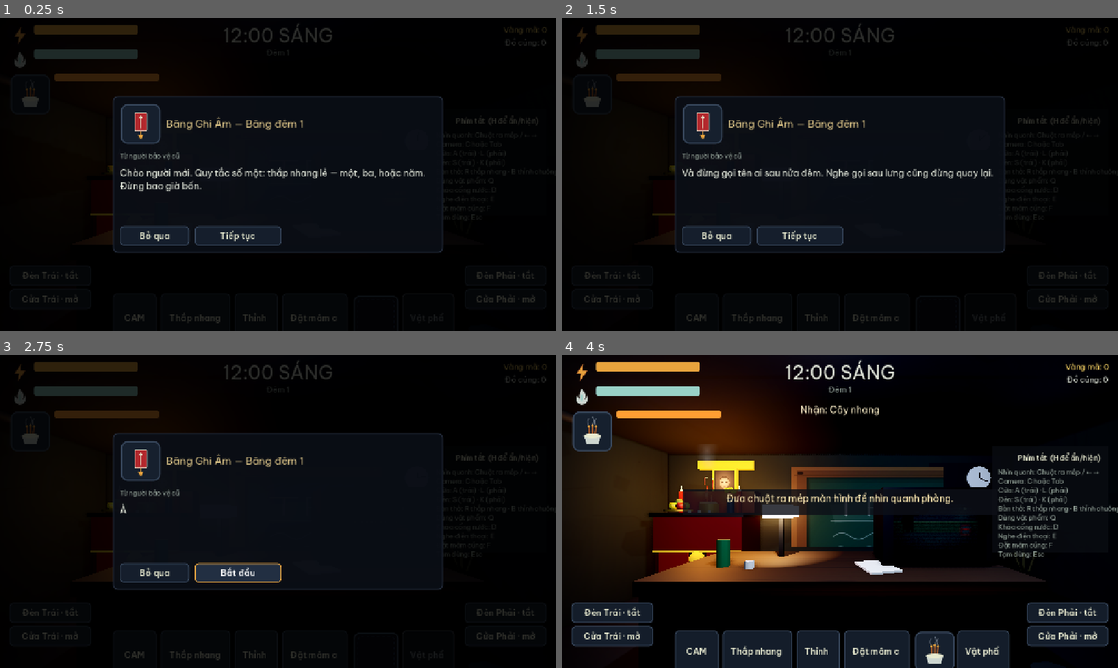
Above: before the commit, frames 1-4 (two rows, left to right).
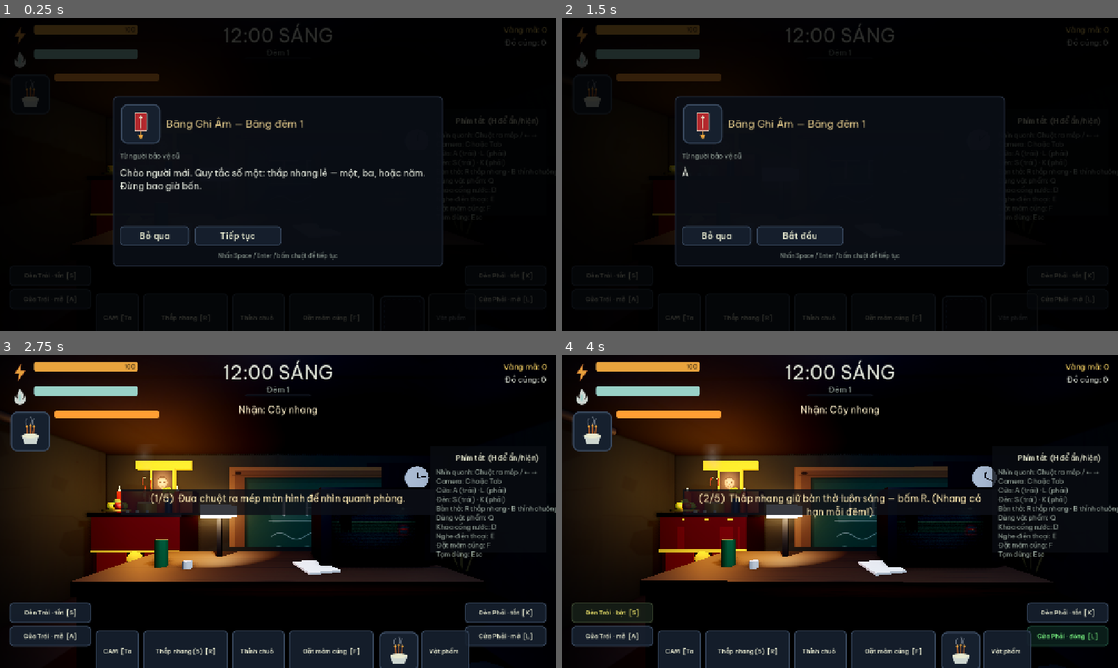
Above: after the commit, the same moments.

Repository: cthpAiden/nightwatch
Game: Godot game, scene res://scenes/Night.tscn
The game is run twice, just before and just after one commit, with the same random seed, the same clock (stepped at 60 frames per second) and the same inputs. This scene is started directly instead of the project's main scene.
Inputs (mouse positions are in pixels of both pictures, inside the frame that each line leads up to):
- Up to frame 1 (0.25 s): no input
- Up to frame 2 (1.5 s): click "Tiếp tục" at 0.5 s; click (612, 274) at 1.25 s, where only the run before the commit has a clickable "Đèn Trái · tắt"
- Up to frame 3 (2.75 s): click "Tiếp tục" (after the commit: "Bắt đầu") at 2 s
- Up to frame 4 (4 s): click (612, 611) at 2.75 s, where only the run after the commit has a clickable "Đèn Trái · tắt [S]"; tap Enter (ui_accept) at 3.5, 3.77 s; move the mouse to (962, 495) at 3.52 s; hold L (right_door) from 3.53 s (still down); hold E (answer_phone) from 3.53 s (still down); click (962, 495) at 3.67 s; tap D (close_drain) at 3.8 s

The runs differ from the first frame. In frame 1, 0.9% of the frame differs, in the area x 4-97%, y 2-98%; in frame 2, 1.7%; in frame 3, 42%, in the area x 0-100%, y 1-100%; in frame 4, 7.8%.

Commit message:
Polish Wave B: UX clarity — key glyphs, feedback, which-door cue, readouts
Audit-driven full-polish pass, Wave B (UX/HUD legibility & onboarding). Verified
headless: selftest 119/0, integrity 36/0, flow death/win pass; office + camera
screenshots confirm the key glyphs, no truncation, and the live timestamp.

- hud.gd: bound-key glyph stamped on every control button (read from InputMap so it
  survives rebinds) + compact font so labels no longer truncate (backlog#11/#3);
  ui_click on every press + a denied-flash on cooldown/empty presses (backlog#12); a
  persistent amber which-door cue while a threat looms (AUDIT#23); bell-cooldown dim
  (AUDIT#25); a SHAKEN-tier amber warning before the red CRITICAL (AUDIT#24); numeric
  power readout + a dawn-progress sliver under the clock (backlog#15/AUDIT#29); a
  priority toast queue so teaching lines beat flavor (backlog#10); offering drops
  flash calm-green, not damage-red (AUDIT#28).
- night_controller.gd + hud.gd: Night-1 tutorial LOOK step now needs a sustained look,
  not a one-frame twitch, and the banner shows (n/5) step progress (AUDIT#26).
- cassette_ui.gd: Space/Enter/click-anywhere advances the tape, with a hint + ui_click (backlog#37).
- camera_system.gd: ticking "REC HH:MM:SS" timestamp so the feed reads as live (backlog#34).
- strings.csv: WARNING_VIA_SHAKEN, TAPE_ADVANCE (vi+en).

Deferred: AUDIT#27 (earlier counter-teach — needs a new approach Events hook, safe=false)
and backlog#37's persistent clue-examine label (the existing pulsing hotspot is adequate).

Co-Authored-By: Claude Opus 4.8 <noreply@anthropic.com>

Diff:
--- a/localization/strings.csv
+++ b/localization/strings.csv
@@ -131,6 +131,8 @@
 POWER_OUT,MẤT ĐIỆN,POWER OUT
 WARNING_LOW_POWER,Sắp hết điện!,Power running low!
 WARNING_LOW_VIA,Vía yếu... đừng nhìn lâu.,Your spirit is weak... don't stare too long.
+WARNING_VIA_SHAKEN,Vía đang yếu dần... cẩn thận.,Your spirit is fraying... be careful.
+TAPE_ADVANCE,Nhấn Space / Enter / bấm chuột để tiếp tục,Press Space / Enter / click to continue
 WARNING_DOOR_STUCK,Cửa kẹt rồi!,The door is stuck!
 HINT_CLOSE_DOOR,Đóng cửa để chặn,Close the door to block it
 HINT_USE_LIGHT,Bật đèn để kiểm tra hành lang,Use the light to check the corridor
--- a/scripts/systems/camera_system.gd
+++ b/scripts/systems/camera_system.gd
@@ -6,6 +6,7 @@
 var _feed: TextureRect
 var _threat_host: Control
 var _name_lbl: Label
+var _ts_lbl: Label                  # ticking CCTV timestamp so the feed reads as live, not a still
 var _map_buttons := {}
 var _refresh_t := 0.0
 var _fx_mat: ShaderMaterial         # the static/scanline shader (strength is animatable)
@@ -114,6 +115,11 @@
 	_name_lbl = UI.text_label("", 24, Color(0.8, 0.95, 0.85), HORIZONTAL_ALIGNMENT_LEFT)
 	UI.place(_name_lbl, 0, 0, 0, 0, 64, 50, 400, 86)
 	add_child(_name_lbl)
+	# A ticking timestamp under the cam name sells "a live haunted-school feed at 3 AM"
+	# rather than a gallery of stills. (backlog#34)
+	_ts_lbl = UI.text_label("", 16, Color(0.55, 0.78, 0.7), HORIZONTAL_ALIGNMENT_LEFT)
+	UI.place(_ts_lbl, 0, 0, 0, 0, 64, 84, 400, 108)
+	add_child(_ts_lbl)
 
 	# Investigation hotspot: a faint marker over the classroom chalkboard (her drawing).
 	# Only appears on the classroom feed once the arc is in motion (night 3+).
@@ -254,9 +260,18 @@
 func _cam_code(cam_id: String) -> String:
 	return "CAM%d" % (MapGraph.CAMERAS.find(cam_id) + 1)
 
+## REC-style HH:MM:SS from the in-game clock (game_minutes), seconds ticking off the
+## fractional minute so the feed reads as live.
+func _fmt_ts(gm: float) -> String:
+	var total := int(gm)
+	var disp_h := 12 if (total / 60) == 0 else (total / 60)
+	return "● REC  %02d:%02d:%02d" % [disp_h, total % 60, int((gm - float(total)) * 60.0)]
+
 func _process(delta: float) -> void:
 	if not visible:
 		return
+	if _ts_lbl and _c:
+		_ts_lbl.text = _fmt_ts(_c.game_minutes)
 	# Keep the feed's COVER fit correct for the live window aspect (so it fills any screen
 	# under `expand` without stretching) — cheap, just a uniform write.
 	if _fx_mat and _feed and _feed.size.y > 1.0 and _feed.size != _last_feed_size:
--- a/scripts/systems/night_controller.gd
+++ b/scripts/systems/night_controller.gd
@@ -92,6 +92,7 @@
 var _powered := true
 var _low_power_warned := false
 var _tut_step := -1          # -1 = no tutorial running; otherwise index into TUT_STEPS
+var _tut_look_t := 0.0       # accumulates sustained-look time so step 0 needs intent, not a twitch
 var _tut_incense := false    # set when the player hand-lights incense (tutorial step)
 var _tut_bell := false       # set when the player rings the bell (tutorial step)
 var _first_door := {}        # threat_id -> true once it has reached a door (first-contact hint)
@@ -451,8 +452,9 @@
 	_tut_step = 0
 	_tut_incense = false
 	_tut_bell = false
+	_tut_look_t = 0.0
 	director.set_paused(true)
-	hud.set_tutorial_prompt(TUT_STEPS[0])
+	hud.set_tutorial_prompt(TUT_STEPS[0], 0, TUT_STEPS.size())
 
 ## Advance the lesson when the current step's action is performed. The rest of the
 ## sim is frozen (see _process) so nothing can hurt the player mid-lesson. The prompt
@@ -460,7 +462,12 @@
 func _check_tutorial() -> void:
 	var done := false
 	match _tut_step:
-		0: done = get_pan_speed() > 0.5            # look around (mouse to edges)
+		0:
+			# Require a SUSTAINED look (~0.4s of panning), not a one-frame mouse twitch on
+			# startup that silently skips the lesson. (AUDIT#26)
+			if get_pan_speed() > 0.5:
+				_tut_look_t += get_process_delta_time()
+			done = _tut_look_t > 0.4
 		1: done = _tut_incense                     # press R to light incense
 		2: done = _tut_bell                        # press B to ring the bell
 		3: done = room.is_door_closed(GameEnums.Side.LEFT) or room.is_door_closed(GameEnums.Side.RIGHT)
@@ -474,7 +481,7 @@
 		Events.notify.emit("TUT_DONE", [])
 		_engage_night()
 	else:
-		hud.set_tutorial_prompt(TUT_STEPS[_tut_step])
+		hud.set_tutorial_prompt(TUT_STEPS[_tut_step], _tut_step, TUT_STEPS.size())
 
 func _init_altar() -> void:
 	huong = huong_max
--- a/scripts/ui/cassette_ui.gd
+++ b/scripts/ui/cassette_ui.gd
@@ -26,6 +26,8 @@
 	dim.mouse_filter = Control.MOUSE_FILTER_STOP
 	add_child(dim)
 	_root = dim
+	# Click anywhere on the dim margin advances the tape too (not just the buttons).
+	dim.gui_input.connect(_on_dim_input)
 
 	var panel := PanelContainer.new()
 	UI.place(panel, 0.5, 0.5, 0.5, 0.5, -380, -180, 380, 180)
@@ -53,6 +55,7 @@
 	row.add_child(skip)
 	row.add_child(_next_btn)
 	vb.add_child(row)
+	vb.add_child(UI.label("TAPE_ADVANCE", 13, UI.COL_DIM, HORIZONTAL_ALIGNMENT_CENTER))
 
 	visible = true
 	Audio.start_loop("static_loop", -22.0)
@@ -65,6 +68,7 @@
 		_next_btn.text = "BTN_START" if _index == _keys.size() - 1 else "BTN_CONTINUE"
 
 func _advance() -> void:
+	Audio.play_sfx("ui_click", -14.0)
 	_index += 1
 	if _index >= _keys.size():
 		_finish()
@@ -78,3 +82,15 @@
 		_root = null
 	visible = false
 	closed.emit()
+
+## Space / Enter / click anywhere advances the line — not just the Continue button. (backlog#37)
+func _unhandled_input(event: InputEvent) -> void:
+	if not visible or _root == null:
+		return
+	if event.is_action_pressed("ui_accept"):
+		_advance()
+		get_viewport().set_input_as_handled()
+
+func _on_dim_input(event: InputEvent) -> void:
+	if event is InputEventMouseButton and event.pressed and event.button_index == MOUSE_BUTTON_LEFT:
+		_advance()
--- a/scripts/ui/hud.gd
+++ b/scripts/ui/hud.gd
@@ -29,17 +29,23 @@
 var _drain_btn: Button
 var _incense_btn: Button
 var _bell_btn: Button
+var _offering_btn: Button
 var _invite_btn: Button
 var _help_panel: Control
 var _help_lines: VBoxContainer
 var _door_btn := {}
 var _light_btn := {}
 var _toast_t := 0.0
-var _toast_pending := ""        # one-slot queue: a notify buffered while one is on screen
-var _toast_pending_key := ""    # its key, kept so the dwell floor still applies on flush
+var _toast_queue: Array = []    # small FIFO of {key,text}; teaching lines jump ahead (backlog#10)
 var _huong_danger := false
 var _water_lure := false
 var _vendor_state := GameEnums.VendorState.IDLE
+var _light_on := {}             # side -> bool, for the persistent which-door cue
+var _pulse_t := 0.0             # drives the looming-door amber pulse
+var _bell_cooling := false      # bell-button cooldown dim state (change-guarded)
+var _calm_t := 0.0              # brief post-offering window: tracked meter drops read as relief
+var _power_num: Label
+var _dawn_bar: ProgressBar
 
 func setup(controller) -> void:
 	_c = controller
@@ -60,6 +66,11 @@
 	_power_bar = UI.progress(100.0, Color(0.91, 0.64, 0.24))
 	_power_bar.custom_minimum_size = Vector2(240, 22)
 	prow.add_child(_power_bar)
+	# Numeric readout on the power bar (it is a hard budget you could only eyeball). (backlog#15)
+	_power_num = UI.text_label("100", 13, Color(0.08, 0.06, 0.04), HORIZONTAL_ALIGNMENT_RIGHT)
+	_power_num.mouse_filter = Control.MOUSE_FILTER_IGNORE
+	UI.place(_power_num, 0, 0, 1, 1, 0, 3, -8, 0)
+	_power_bar.add_child(_power_num)
 	meters.add_child(prow)
 	var vrow := UI.hbox(8)
 	vrow.add_child(UI.texture_rect("res://assets/art/ui/via_icon.svg", TextureRect.STRETCH_KEEP_ASPECT))
@@ -92,6 +103,13 @@
 	_clue_lbl = UI.text_label("", 16, Color(0.86, 0.78, 0.55), HORIZONTAL_ALIGNMENT_CENTER)
 	_clue_lbl.visible = false
 	cbox.add_child(_clue_lbl)
+	# Thin dawn-progress sliver under the clock — fills toward 06:00 so "how close am I to
+	# surviving" has a shape during the calm stretches. (backlog#15 / AUDIT#29)
+	_dawn_bar = UI.progress(1.0, Color(0.5, 0.62, 0.78))
+	_dawn_bar.custom_minimum_size = Vector2(150, 4)
+	_dawn_bar.value = 0.0
+	_dawn_bar.size_flags_horizontal = Control.SIZE_SHRINK_CENTER
+	cbox.add_child(_dawn_bar)
 
 	# coins + offerings + crowd/water/grievance (top-right)
 	var rbox := UI.vbox(6)
@@ -129,28 +147,23 @@
 	rcbox.add_child(_light_btn[GameEnums.Side.RIGHT])
 	rcbox.add_child(_door_btn[GameEnums.Side.RIGHT])
 
-	# center controls
+	# center controls (widened so the key-glyph labels fit between the door/light columns)
 	var center := UI.hbox(10)
-	UI.place(center, 0.5, 1, 0.5, 1, -380, -86, 380, -26)
+	UI.place(center, 0.5, 1, 0.5, 1, -420, -86, 420, -26)
 	add_child(center)
-	var cam_btn := _ctrl_btn("HUD_CAM", func(): _c.request_toggle_monitor(), 100)
-	cam_btn.clip_text = true
+	var cam_btn := _ctrl_btn("HUD_CAM", func(): _c.request_toggle_monitor(), 100, "toggle_cameras")
 	center.add_child(cam_btn)
-	_incense_btn = _ctrl_btn("HUD_INCENSE", func(): _c.request_light_incense(), 160)
-	_incense_btn.clip_text = true
+	_incense_btn = _ctrl_btn("HUD_INCENSE", _press_incense, 195, "light_incense")
 	center.add_child(_incense_btn)
-	_bell_btn = _ctrl_btn("HUD_BELL", func(): _c.request_ring_bell(), 100)
-	_bell_btn.clip_text = true
+	_bell_btn = _ctrl_btn("HUD_BELL", _press_bell, 120, "ring_bell")
 	center.add_child(_bell_btn)
-	var offering_btn := _ctrl_btn("OFFERING_PROMPT", func(): _c.request_offering(), 150)
-	offering_btn.clip_text = true
-	center.add_child(offering_btn)
+	_offering_btn = _ctrl_btn("OFFERING_PROMPT", _press_offering, 195, "place_offering")
+	center.add_child(_offering_btn)
 	var slot := UI.hbox(4)
 	_item_icon = UI.texture_rect("res://assets/art/ui/item_slot.svg", TextureRect.STRETCH_KEEP_ASPECT)
 	_item_icon.custom_minimum_size = Vector2(48, 48)
 	slot.add_child(_item_icon)
-	_use_btn = _ctrl_btn("HUD_ITEM", func(): _c.request_use_item(), 120)
-	_use_btn.clip_text = true
+	_use_btn = _ctrl_btn("HUD_ITEM", func(): _c.request_use_item(), 110, "use_item")
 	_use_btn.disabled = true
 	slot.add_child(_use_btn)
 	center.add_child(slot)
@@ -159,9 +172,9 @@
 	var water := UI.hbox(8)
 	UI.place(water, 0.5, 1, 0.5, 1, -190, -150, 190, -100)
 	add_child(water)
-	_drain_btn = _ctrl_btn("ACTION_CLOSE_DRAIN", func(): Events.office_action.emit("close_drain"), 170)
+	_drain_btn = _ctrl_btn("ACTION_CLOSE_DRAIN", func(): Events.office_action.emit("close_drain"), 180, "close_drain")
 	_drain_btn.visible = false
-	_answer_btn = _ctrl_btn("ACTION_ANSWER", func(): _c.request_answer_phone(), 150)
+	_answer_btn = _ctrl_btn("ACTION_ANSWER", func(): _c.request_answer_phone(), 160, "answer_phone")
 	_answer_btn.visible = false
 	_answer_btn.modulate = Color(0.6, 0.9, 0.7)
 	water.add_child(_drain_btn)
@@ -240,16 +253,72 @@
 	tw.tween_property(bar, "value", new_value, 0.18)
 	_bar_tween[bar] = tw
 	if old - new_value > 2.0:
-		# brief red/white flash on a hit, then back to normal
+		# A drop on a tracked meter right after an offering is RELIEF (calm green), not a hit
+		# (red) — so feeding the souls doesn't read like taking damage. (AUDIT#28)
+		var relief := _calm_t > 0.0 and (bar == _crowd_bar or bar == _water_bar or bar == _grievance_bar)
+		var flash := Color(0.6, 1.3, 0.7) if relief else Color(1.4, 0.7, 0.7)
 		var ft := create_tween()
-		ft.tween_property(bar, "modulate", Color(1.4, 0.7, 0.7), 0.06)
+		ft.tween_property(bar, "modulate", flash, 0.06)
 		ft.tween_property(bar, "modulate", Color(1, 1, 1), 0.15)
 
-func _ctrl_btn(key: String, cb: Callable, w: float = 180.0) -> Button:
+func _ctrl_btn(key: String, cb: Callable, w: float = 180.0, action: String = "") -> Button:
 	var b := UI.button(key, w, 46)
+	b.add_theme_font_size_override("font_size", 14)   # compact so label + key glyph fit
+	b.clip_text = true
 	b.mouse_filter = Control.MOUSE_FILTER_STOP
-	b.pressed.connect(cb)
+	# Every control press now gives an audible click — the most-pressed surface in the game
+	# was silent, so a cooldown/empty no-op read as a broken button. (backlog#12)
+	b.pressed.connect(func():
+		Audio.play_sfx("ui_click", -12.0)
+		cb.call())
+	# Stamp the bound key on the button so the keyboard-first design is visible without
+	# opening the help panel; read from the InputMap so it survives rebinds. (backlog#11)
+	if action != "":
+		b.auto_translate_mode = Node.AUTO_TRANSLATE_MODE_DISABLED
+		b.text = tr(key) + _key_suffix(action)
 	return b
+
+## The bound key letter for an action, e.g. "A" (or "" if unbound). Survives rebinds.
+func _key_glyph(action: String) -> String:
+	if not InputMap.has_action(action):
+		return ""
+	for ev in InputMap.action_get_events(action):
+		if ev is InputEventKey:
+			var kc: int = ev.physical_keycode if ev.physical_keycode != 0 else ev.keycode
+			return OS.get_keycode_string(kc)
+	return ""
+
+func _key_suffix(action: String) -> String:
+	var g := _key_glyph(action)
+	return "  [%s]" % g if g != "" else ""
+
+## Brief danger-flash when a press can't act (cooldown / out of resource), so a no-op
+## never reads as a broken button. (backlog#12)
+func _deny_flash(b: Button) -> void:
+	if b == null:
+		return
+	var base := b.modulate
+	var tw := create_tween()
+	tw.tween_property(b, "modulate", UI.COL_DANGER, 0.08)
+	tw.tween_property(b, "modulate", base, 0.14)
+
+func _press_incense() -> void:
+	if _c._nhang <= 0:
+		_deny_flash(_incense_btn)
+	else:
+		_c.request_light_incense()
+
+func _press_bell() -> void:
+	if _c._bell_cd > 0.0:
+		_deny_flash(_bell_btn)
+	else:
+		_c.request_ring_bell()
+
+func _press_offering() -> void:
+	if _c.offerings <= 0:
+		_deny_flash(_offering_btn)
+	else:
+		_c.request_offering()
 
 # Top-right keybindings cheat-sheet, under the offerings count. Toggle with the
 # header button or the H key (request_toggle from NightController).
@@ -280,17 +349,20 @@
 		_help_lines.visible = not _help_lines.visible
 
 ## Drive the persistent Night-1 tutorial banner. Empty key hides it.
-func set_tutorial_prompt(key: String) -> void:
+func set_tutorial_prompt(key: String, step: int = -1, total: int = 0) -> void:
 	if _tut_panel == null:
 		return
 	if key == "":
 		_tut_panel.visible = false
 		return
 	_tut_panel.visible = true
-	_tut_label.text = tr(key)
+	# Show "(2/5)" progress so the lesson has a sense of length and the freeze reads as
+	# deliberate, not stuck. (AUDIT#26)
+	var prefix := "(%d/%d)  " % [step + 1, total] if step >= 0 and total > 0 else ""
+	_tut_label.text = prefix + tr(key)
 
 func _connect() -> void:
-	Events.power_changed.connect(func(c, m): _set_bar(_power_bar, c))
+	Events.power_changed.connect(func(c, m): _set_bar(_power_bar, c); _power_num.text = "%d" % int(round(c)))
 	Events.via_changed.connect(func(c, m): _set_bar(_via_bar, (c / m) * 100.0))
 	Events.via_state_changed.connect(_on_via_state)
 	Events.clock_advanced.connect(_refresh_clock)
@@ -318,7 +390,7 @@
 	_update_door(GameEnums.Side.RIGHT, false)
 	_update_light(GameEnums.Side.LEFT, false)
 	_update_light(GameEnums.Side.RIGHT, false)
-	Events.offering_placed.connect(func(_l): _refresh_offerings())
+	Events.offering_placed.connect(func(_l): _refresh_offerings(); _calm_t = 0.6)
 
 ## Refresh the offerings count, tinting it red when only 1-2 remain (mirrors the
 ## incense-out tint) so a player notices they're nearly out of altar fuel.
@@ -328,14 +400,19 @@
 	_offerings_lbl.modulate = Color(0.95, 0.45, 0.4) if (n >= 1 and n <= 2) else Color(1, 1, 1)
 
 func _process(delta: float) -> void:
+	_pulse_t += delta
+	if _calm_t > 0.0:
+		_calm_t = maxf(0.0, _calm_t - delta)
+	_update_door_cue()
+	_update_bell_cooldown()
 	if _toast_t > 0.0:
 		_toast_t -= delta
 		_toast.modulate.a = clampf(_toast_t, 0.0, 1.0)
-		# When the current toast finishes, flush a buffered one (if any).
-		if _toast_t <= 0.0 and _toast_pending != "":
-			_show_toast(_toast_pending_key, _toast_pending)
-			_toast_pending = ""
-			_toast_pending_key = ""
+	# When nothing is showing, pull the next queued toast (teaching lines were pushed to
+	# the front so a survival hint always wins over flavor). (backlog#10)
+	if _toast_t <= 0.0 and not _toast_queue.is_empty():
+		var item: Dictionary = _toast_queue.pop_front()
+		_show_toast(item["key"], item["text"])
 	if _clue_flash > 0.0 and _clue_lbl:
 		_clue_flash = maxf(0.0, _clue_flash - delta * 1.5)
 		_clue_lbl.modulate = Color(1, 1, 1).lerp(Color(1.0, 0.92, 0.5), _clue_flash)
@@ -346,6 +423,8 @@
 	var key := ""
 	if _c.power <= 20.0 and _c.power > 0.0:
 		key = "WARNING_LOW_POWER"
+	if _c.via_state == GameEnums.ViaState.SHAKEN:
+		key = "WARNING_VIA_SHAKEN"   # softer amber tier before the red CRITICAL (AUDIT#24)
 	if _c.via_state == GameEnums.ViaState.CRITICAL:
 		key = "WARNING_LOW_VIA"
 	if _vendor_state == GameEnums.VendorState.HOSTILE:
@@ -355,6 +434,7 @@
 	if key != _warn_key:
 		_warn_key = key
 		_warn.text = tr(key) if key != "" else ""
+		_warn.add_theme_color_override("font_color", UI.COL_WARN if key == "WARNING_VIA_SHAKEN" else UI.COL_DANGER)
 		if _warn_panel:
 			_warn_panel.visible = key != ""
 
@@ -363,6 +443,8 @@
 	var mm := m % 60
 	var disp_h := 12 if h == 0 else h
 	_clock.text = "%d:%02d %s" % [disp_h, mm, tr("CLOCK_AM")]
+	if _dawn_bar:
+		_dawn_bar.value = _c.night_progress()
 
 ## Each in-game hour, briefly pulse the clock toward warm gold so time passing reads
 ## as a beat (same flash feel as the clue tracker).
@@ -395,16 +477,20 @@
 	var b: Button = _door_btn[side]
 	b.auto_translate_mode = Node.AUTO_TRANSLATE_MODE_DISABLED
 	var base := "DOOR_LEFT" if side == GameEnums.Side.LEFT else "DOOR_RIGHT"
-	# Pair the colour with a written state so it's readable under pressure / colour-blind.
-	b.text = "%s · %s" % [tr(base), tr("DOOR_SHUT") if closed else tr("DOOR_OPEN")]
+	var act := "left_door" if side == GameEnums.Side.LEFT else "right_door"
+	# Pair the colour with a written state so it's readable under pressure / colour-blind,
+	# and stamp the bound key so the control is self-documenting. (backlog#11)
+	b.text = "%s · %s%s" % [tr(base), tr("DOOR_SHUT") if closed else tr("DOOR_OPEN"), _key_suffix(act)]
 	b.modulate = Color(0.5, 1.0, 0.6) if closed else Color(1, 1, 1)
 
 func _update_light(side: int, on: bool) -> void:
 	var b: Button = _light_btn[side]
 	b.auto_translate_mode = Node.AUTO_TRANSLATE_MODE_DISABLED
 	var base := "LIGHT_LEFT" if side == GameEnums.Side.LEFT else "LIGHT_RIGHT"
-	b.text = "%s · %s" % [tr(base), tr("LIGHT_ON") if on else tr("LIGHT_OFF")]
+	var act := "left_light" if side == GameEnums.Side.LEFT else "right_light"
+	b.text = "%s · %s%s" % [tr(base), tr("LIGHT_ON") if on else tr("LIGHT_OFF"), _key_suffix(act)]
 	b.modulate = Color(1.0, 0.95, 0.5) if on else Color(1, 1, 1)
+	_light_on[side] = on   # remembered so the per-frame door cue can restore the right tint
 
 ## Briefly pulse a doorway light button toward warm amber so a threat's arrival side
 ## is visible. Called (guarded) by night_controller when a threat reaches a door.
@@ -417,6 +503,36 @@
 	var tw := create_tween()
 	tw.tween_property(b, "modulate", amber, 0.12)
 	tw.tween_property(b, "modulate", base, 0.13)
+
+## Persistent which-door cue: while a path-threat looms at a door, pulse that side's light
+## button amber so the threatened side stays legible after the arrival blink/toast fade —
+## without revealing the threat itself (you still flick the light to see it). (AUDIT#23)
+func _update_door_cue() -> void:
+	if _c.director == null:
+		return
+	var glow := 0.5 + 0.5 * sin(_pulse_t * 6.0)
+	var amber := Color(1.0, 0.55, 0.2).lerp(Color(1.0, 0.82, 0.4), glow)
+	for side in [GameEnums.Side.LEFT, GameEnums.Side.RIGHT]:
+		var b: Button = _light_btn.get(side)
+		if b == null:
+			continue
+		if _c.director.threat_at_door(side) != null:
+			b.modulate = amber
+		else:
+			b.modulate = Color(1.0, 0.95, 0.5) if _light_on.get(side, false) else Color(1, 1, 1)
+
+## Dim the bell button while its 18s cooldown runs so a mashed press reads as "waiting",
+## not a broken button. Change-guarded so it never stomps a denied-press flash. (AUDIT#25)
+func _update_bell_cooldown() -> void:
+	if _bell_btn == null:
+		return
+	var cooling: bool = _c._bell_cd > 0.0
+	if cooling != _bell_cooling:
+		_bell_cooling = cooling
+		_bell_btn.modulate = Color(0.55, 0.55, 0.62) if cooling else Color(1, 1, 1)
+
+func _is_teaching(key: String) -> bool:
+	return key.begins_with("COUNTER_") or key == "ALTAR_DRAFT" or key == "CONTROLS_HEXED"
 
 ## Story/lesson keys hold longer so the player can actually read them.
 const _TOAST_STORY_KEYS := ["MATROI_RULE", "CAT_WARN", "MADA_LURE", "INVEST_GOAL"]
@@ -435,10 +551,17 @@
 
 func _on_notify(key: String, args: Array) -> void:
 	var tr_text: String = tr(key).format(args) if not args.is_empty() else tr(key)
-	# If a toast is still comfortably on screen, buffer ONE rather than clobbering it.
+	# If a toast is still comfortably on screen, QUEUE rather than clobber. Teaching lines
+	# (COUNTER_*, altar/hex warnings) jump ahead of flavor so a survival hint is never lost
+	# behind a quip; the backlog caps at 3. (backlog#10)
 	if _toast_t > 1.0:
-		_toast_pending = tr_text
-		_toast_pending_key = key
+		var item := {"key": key, "text": tr_text}
+		if _is_teaching(key):
+			_toast_queue.push_front(item)
+		else:
+			_toast_queue.push_back(item)
+		if _toast_queue.size() > 3:
+			_toast_queue = _toast_queue.slice(0, 3)
 		return
 	_show_toast(key, tr_text)
 
@@ -482,14 +605,14 @@
 func _on_incense(stock: int) -> void:
 	# Surface the finite nhang count on the incense button; red when you're out.
 	if _incense_btn:
-		_incense_btn.text = "%s (%d)" % [tr("HUD_INCENSE"), stock]
+		_incense_btn.text = "%s (%d)%s" % [tr("HUD_INCENSE"), stock, _key_suffix("light_incense")]
 		_incense_btn.modulate = Color(1, 1, 1) if stock > 0 else Color(0.95, 0.45, 0.4)
 
 func _on_phone_ring(active: bool, fake: bool) -> void:
 	_answer_btn.visible = active
 	# A warped ring is conveyed by text, not just the red tint (colour-blind safe).
 	_answer_btn.auto_translate_mode = Node.AUTO_TRANSLATE_MODE_DISABLED
-	_answer_btn.text = tr("ACTION_ANSWER") + ("  (?!)" if fake else "")
+	_answer_btn.text = tr("ACTION_ANSWER") + ("  (?!)" if fake else "") + _key_suffix("answer_phone")
 	_answer_btn.modulate = Color(0.95, 0.4, 0.35) if fake else Color(0.6, 0.9, 0.7)
 
 func _on_coins(amount: int) -> void:
